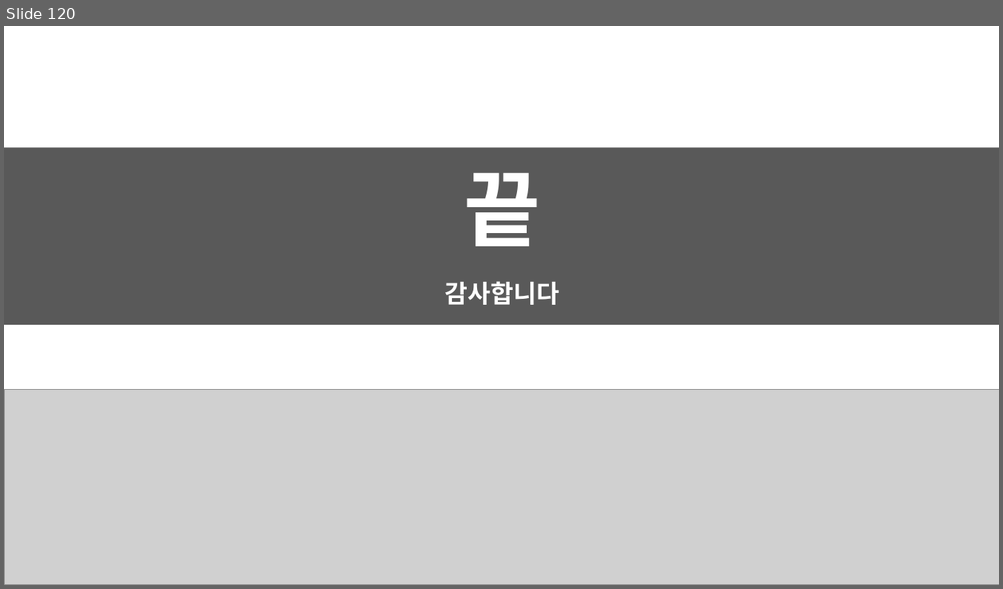
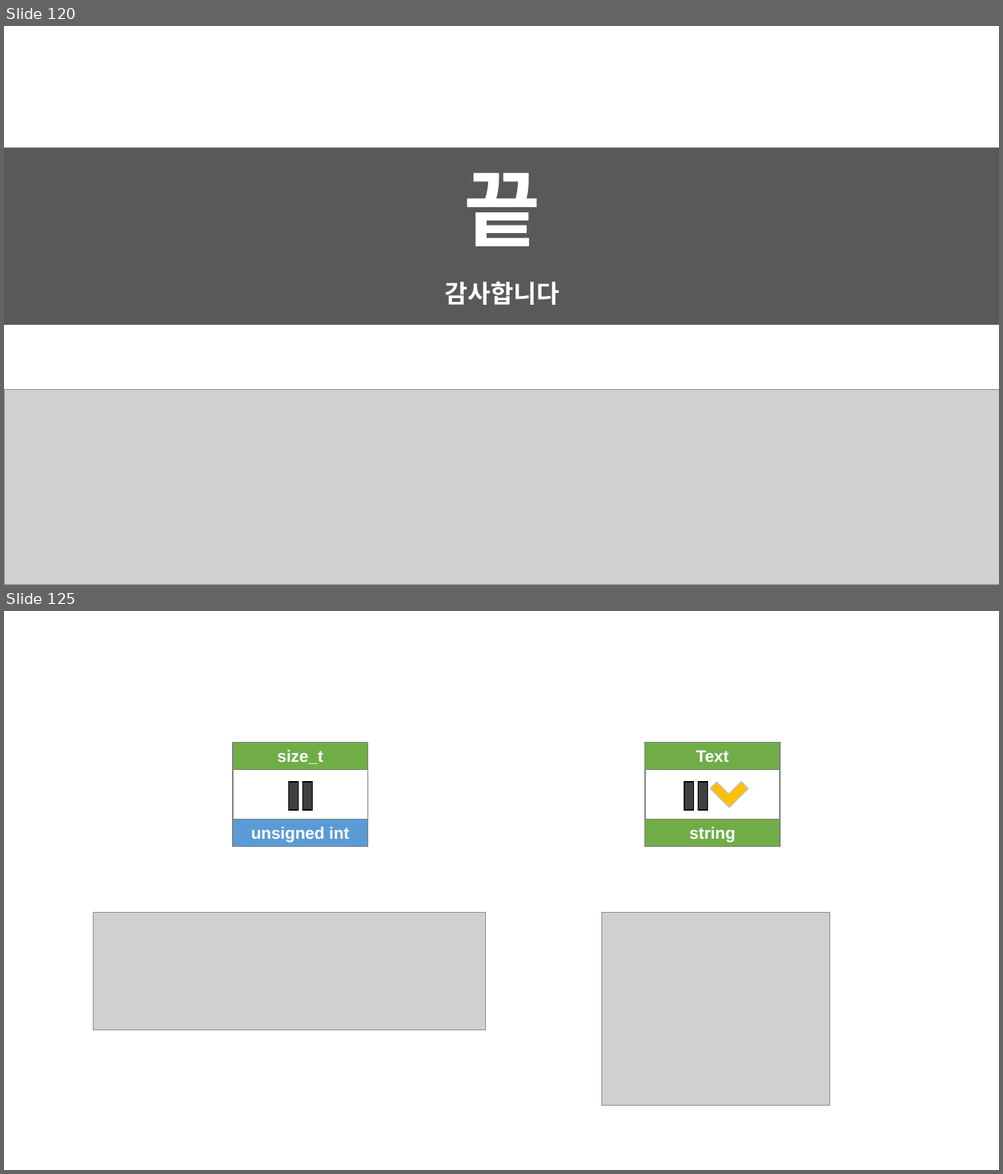
Before and after one commit to TimetoTreatment/CodeSlayer, a slide deck: CodeSlayer/CodeSlayer/_Document/3. 발표 C++.pptx. Shown one above the other, each under a label of ours: slide 120 before the commit, slides 120 and 125 after it; the slides between them are not shown. The pictures are 1003x589 and 1003x1174 pixels, drawn with LibreOffice and Linux fonts; fonts in the diff are those of the drawing; grey boxes stand for pictures. Boxes give left, top, right and bottom in pixels: in the first picture for what was removed or moved away, otherwise in the second. Text is boxed around its words. In the diff, an @@ line names an element or a change of style, - is before the commit and + after.

```diff
--- a/CodeSlayer/CodeSlayer/_Document/3. 발표 C++.pptx
+++ b/CodeSlayer/CodeSlayer/_Document/3. 발표 C++.pptx
@@ slide 125 added at (x1=4, y1=611, x2=999, y2=1170), background #FFFFFF @@
@@ rectangle added at (x1=233, y1=742, x2=368, y2=770), fill #70AD47, outline #808080 1 pt, 16 pt, text #FFFFFF, bold @@
+size_t
@@ rectangle added at (x1=645, y1=742, x2=780, y2=770), fill #70AD47, outline #808080 1 pt, 16 pt, text #FFFFFF, bold @@
+Text
@@ rectangle added at (x1=233, y1=770, x2=368, y2=820), outline #808080 1 pt @@
@@ math equal added at (x1=281, y1=777, x2=320, y2=815), fill #404040, outline #000000 1 pt @@
@@ rectangle added at (x1=645, y1=770, x2=780, y2=820), outline #808080 1 pt @@
@@ math equal added at (x1=676, y1=777, x2=716, y2=815), fill #404040, outline #000000 1 pt @@
@@ corner added at (x1=710, y1=769, x2=748, y2=808), fill #FFC000, outline #BFBFBF 1 pt @@
@@ rectangle added at (x1=233, y1=819, x2=368, y2=847), fill #5B9BD5, outline #808080 1 pt, 16 pt, text #FFFFFF, bold @@
+unsigned int
@@ rectangle added at (x1=645, y1=819, x2=780, y2=847), fill #70AD47, outline #808080 1 pt, 16 pt, text #FFFFFF, bold @@
+string
@@ picture added at (x1=94, y1=912, x2=485, y2=1031) @@
@@ picture added at (x1=602, y1=912, x2=830, y2=1105) @@
```
Also in this commit, not shown: 4 slides changed, 5 other slides added, 3 slides removed, 12 other files.
